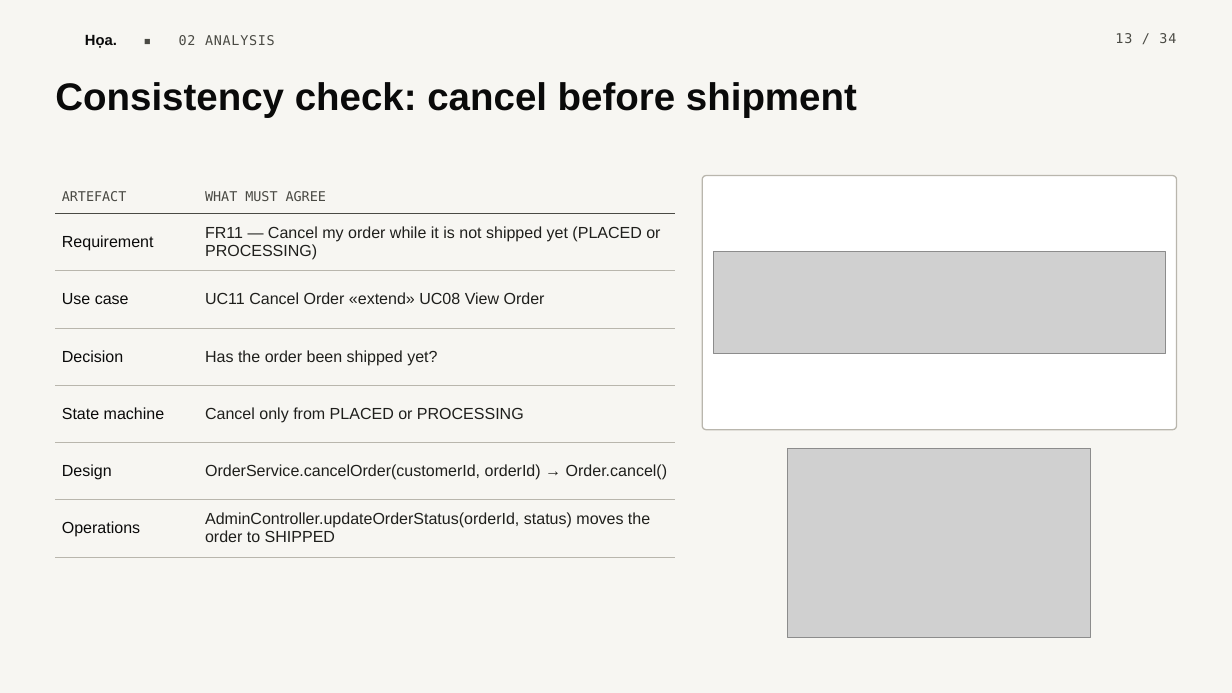
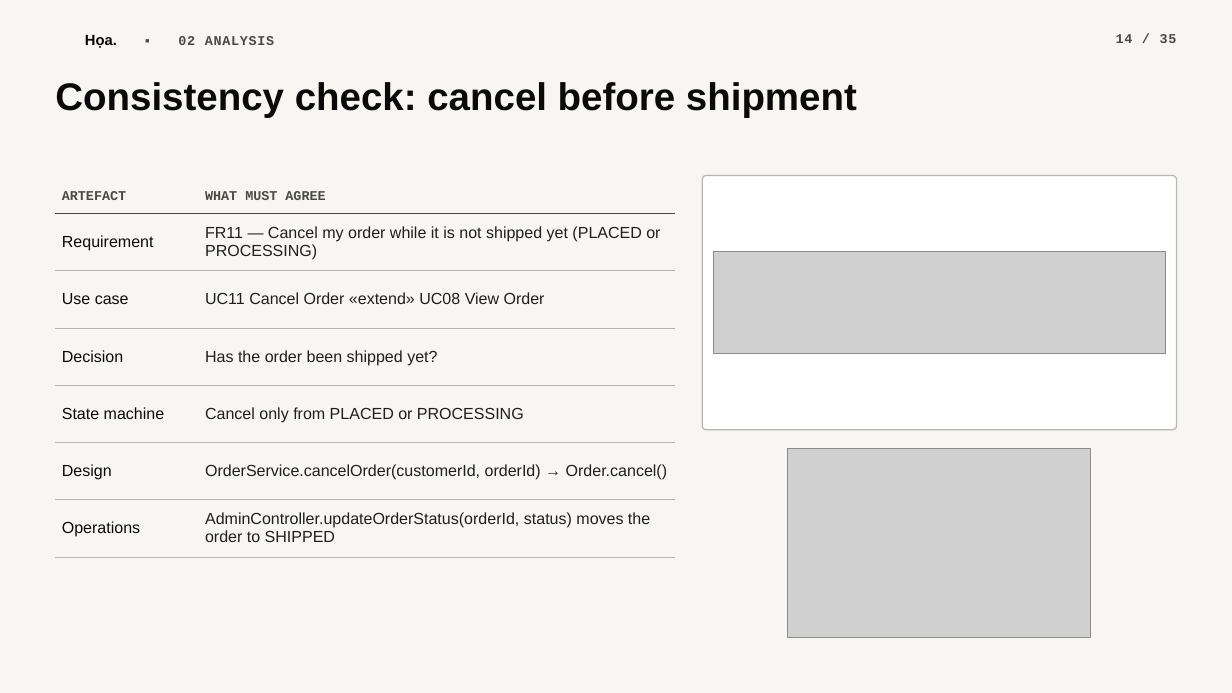
Before and after one commit to scalliontor/Hoa, a slide deck: slide 14 of slides/thuyettrinh_Hoa.pptx (slide 13 before the commit). Drawn at 1232x693 pixels with LibreOffice and Linux fonts; fonts in the diff are those of the drawing; grey boxes stand for pictures; background and template pictures are left out. Boxes give left, top, right and bottom in pixels: in the first picture for what was removed or moved away, otherwise in the second. Text is boxed around its words. In the diff, an @@ line names an element or a change of style, - is before the commit and + after.

```diff
--- a/slides/thuyettrinh_Hoa.pptx
+++ b/slides/thuyettrinh_Hoa.pptx
@@ text "Họa. ▪ 02 ANALYSIS" at [85, 35, 275, 48]: font DejaVu Sans Mono to Courier New, bold on in "▪ 02 ANALYSIS" @@
@@ text at [1116, 34, 1177, 43]: text changed; font DejaVu Sans Mono to Courier New; bold on @@
-13 / 34
+14 / 35
@@ table at [55, 180, 675, 557] @@
@@ font DejaVu Sans Mono to Courier New, bold on in "ARTEFACT", "WHAT MUST AGREE" @@
```
Also in this commit, not shown: 33 other slides changed, 1 slide added, 9 other files.
